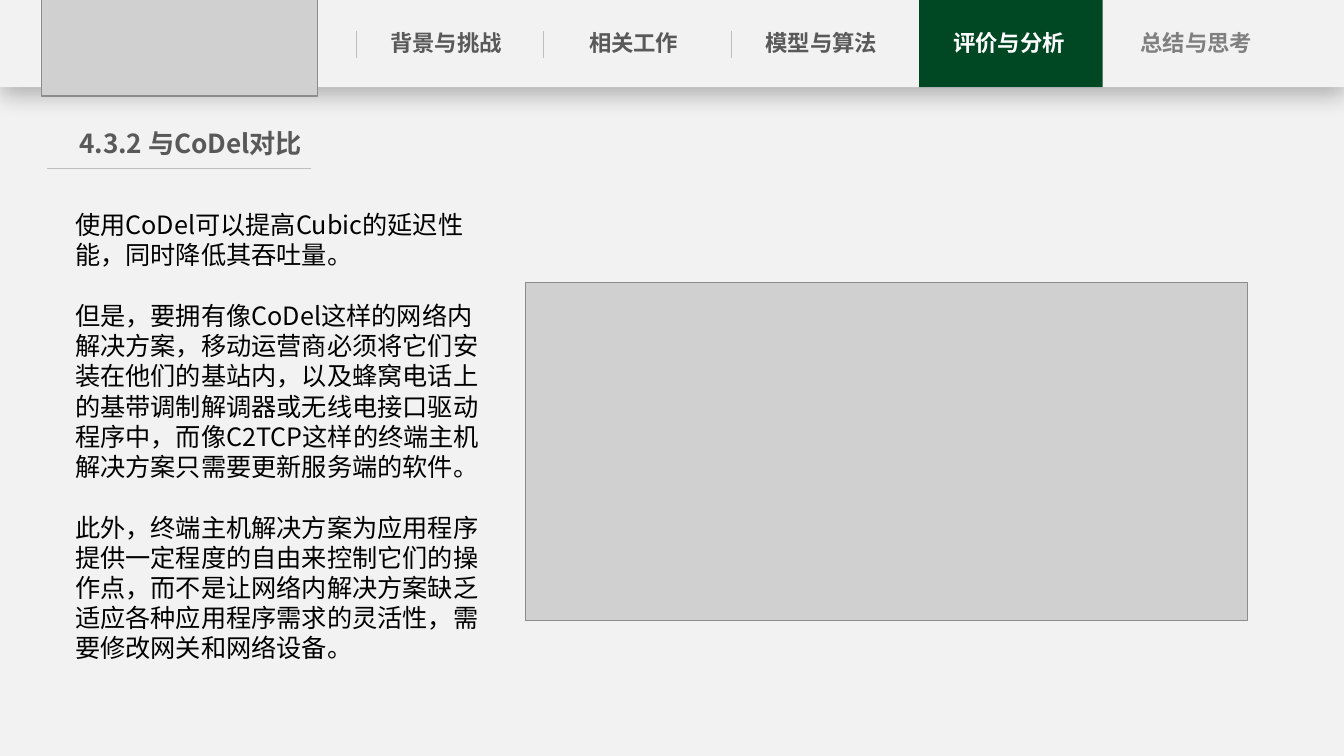
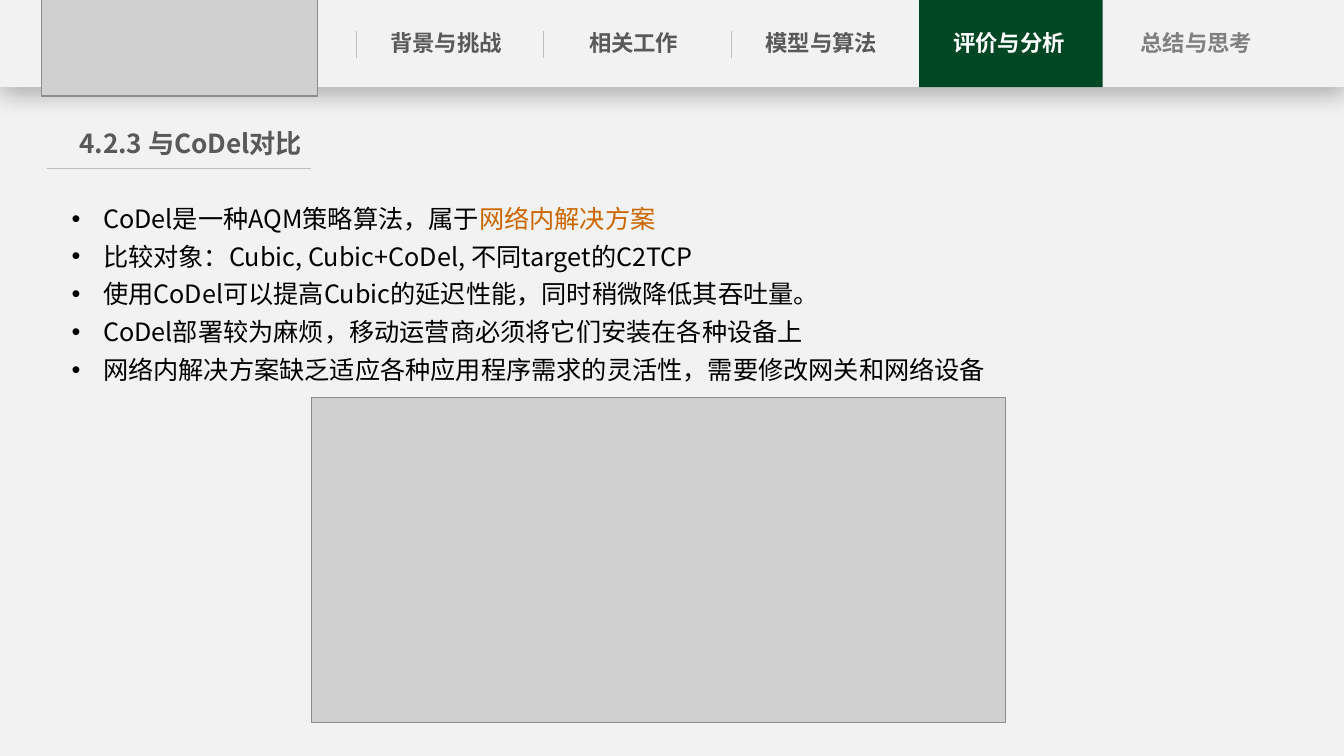
Before and after one commit to Enderfga/Enderfga, a slide deck: slide 19 of Report/C2TCP A Flexible Cellular TCP to Meet Stringent Delay Requirements.pptx (slide 21 before the commit). Drawn at 1344x756 pixels with LibreOffice and Linux fonts; fonts in the diff are those of the drawing; grey boxes stand for pictures. Boxes give left, top, right and bottom in pixels: in the first picture for what was removed or moved away, otherwise in the second. Text is boxed around its words. In the diff, an @@ line names an element or a change of style, - is before the commit and + after.

```diff
--- a/Report/C2TCP A Flexible Cellular TCP to Meet Stringent Delay Requirements.pptx
+++ b/Report/C2TCP A Flexible Cellular TCP to Meet Stringent Delay Requirements.pptx
@@ text at <box>79,131,302,156</box>: text changed @@
-4.3.2 与CoDel对比
+4.2.3 与CoDel对比
@@ text at <box>103,206,985,382</box>: text changed @@
-使用CoDel可以提高Cubic的延迟性能，同时降低其吞吐量。
-但是，要拥有像CoDel这样的网络内解决方案，移动运营商必须将它们安装在他们的基站内，以及蜂窝电话上的基带调制解调器或无线电接口驱动程序中，而像C2TCP这样的终端主机解决方案只需要更新服务端的软件。
-此外，终端主机解决方案为应用程序提供一定程度的自由来控制它们的操作点，而不是让网络内解决方案缺乏适应各种应用程序需求的灵活性，需要修改网关和网络设备。
+• CoDel是一种AQM策略算法，属于网络内解决方案
+• 比较对象：Cubic, Cubic+CoDel, 不同target的C2TCP
+• 使用CoDel可以提高Cubic的延迟性能，同时稍微降低其吞吐量。
+• CoDel部署较为麻烦，移动运营商必须将它们安装在各种设备上
+• 网络内解决方案缺乏适应各种应用程序需求的灵活性，需要修改网关和网络设备
@@ picture: place and size @@
-picture at <box>526,282,1248,621</box>
+picture at <box>312,397,1005,723</box>
```
Also in this commit, not shown: 16 other slides changed, 2 slides removed, 9 other files.
